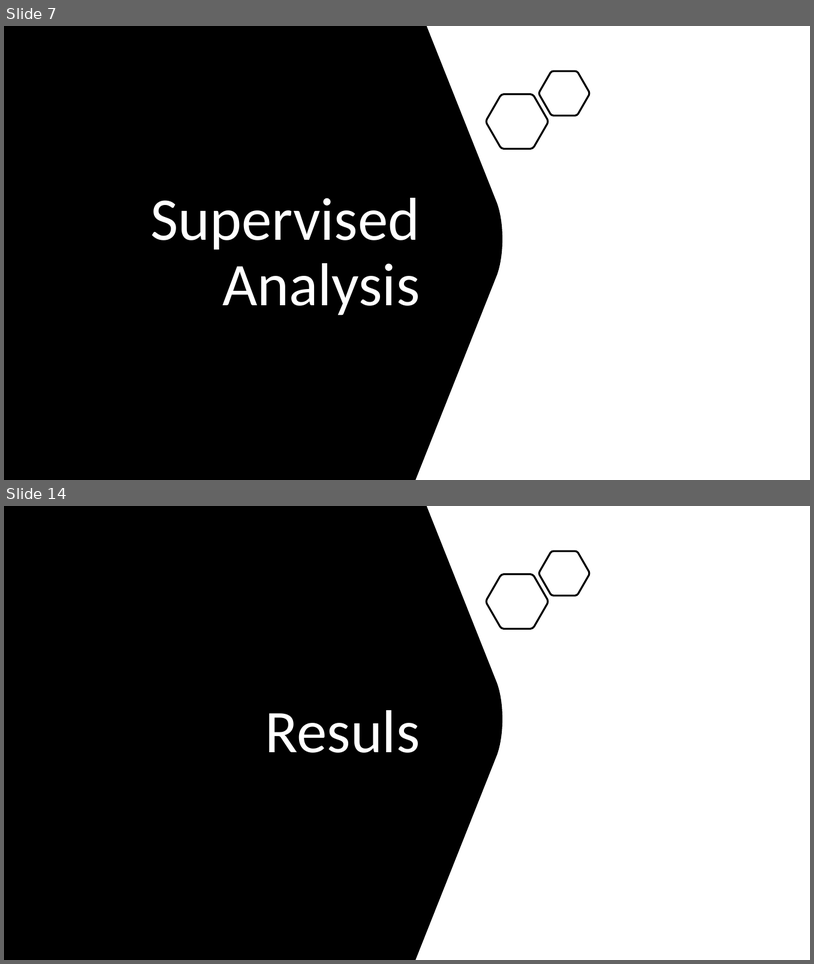
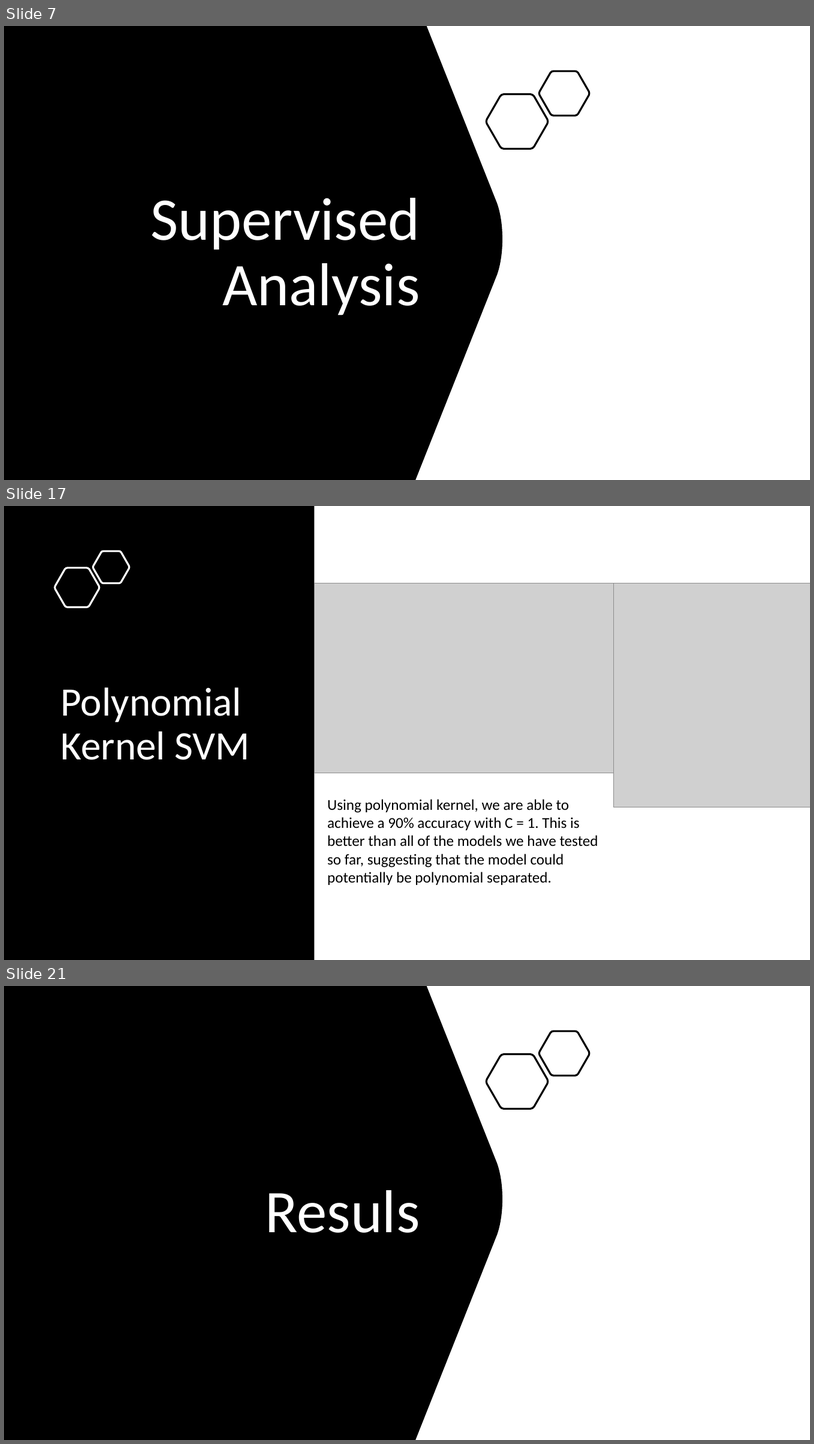
Before and after one commit to yl5741/ML-Proj, a slide deck: Heart Attack Analysis.pptx. Shown one above the other, each under a label of ours: slides 7 and 14 before the commit, slides 7, 17 and 21 after it; the slides between them are not shown. The pictures are 814x964 and 814x1444 pixels, drawn with LibreOffice and Linux fonts; fonts in the diff are those of the drawing; grey boxes stand for pictures. Boxes give left, top, right and bottom in pixels: in the first picture for what was removed or moved away, otherwise in the second. Text is boxed around its words. In the diff, an @@ line names an element or a change of style, - is before the commit and + after.

```diff
--- a/Heart Attack Analysis.pptx
+++ b/Heart Attack Analysis.pptx
@@ slide 17 added at box(4, 506, 810, 960), background #FFFFFF @@
@@ rectangle added at box(4, 506, 314, 960), fill #000000 @@
@@ freeform shape added at box(93, 552, 129, 583), outline #FFFFFF 2.25 pt @@
@@ freeform shape added at box(55, 568, 99, 607), outline #FFFFFF 2.25 pt @@
@@ picture added at box(314, 583, 615, 774) @@
@@ picture added at box(614, 583, 810, 807) @@
@@ title added at box(61, 687, 250, 760), 48 pt, text #FFFFFF @@
+Polynomial Kernel SVM
@@ text added at box(327, 799, 599, 885), 18 pt, text #000000 @@
+Using polynomial kernel, we are able to achieve a 90% accuracy with C = 1. This is better than all of the models we have tested so far, suggesting that the model could potentially be polynomial separated.
@@ what was slide 14 is now slide 21 @@
```
Also in this commit, not shown: 5 slides changed, 9 other slides added, 3 slides removed.
